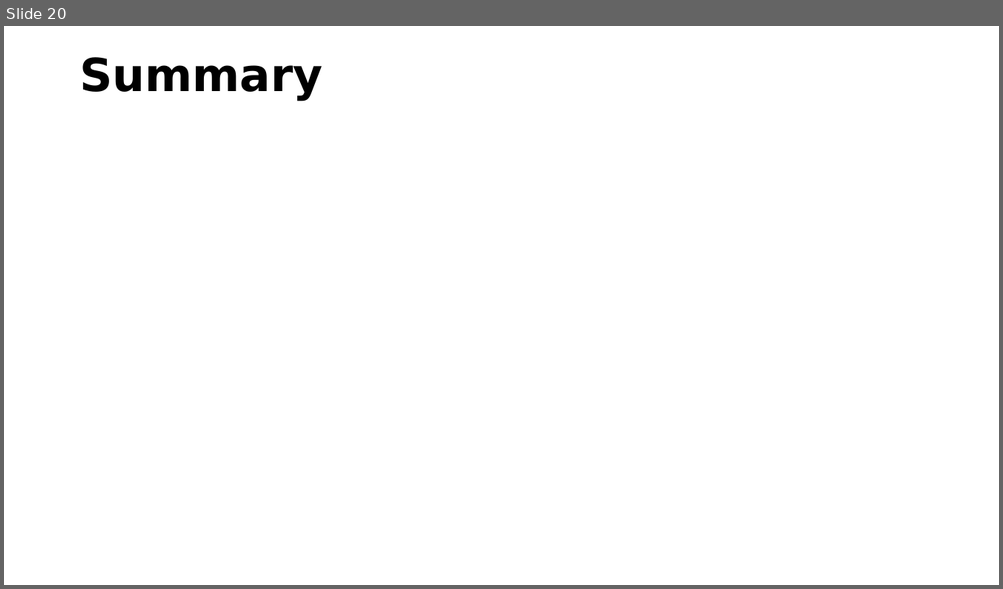
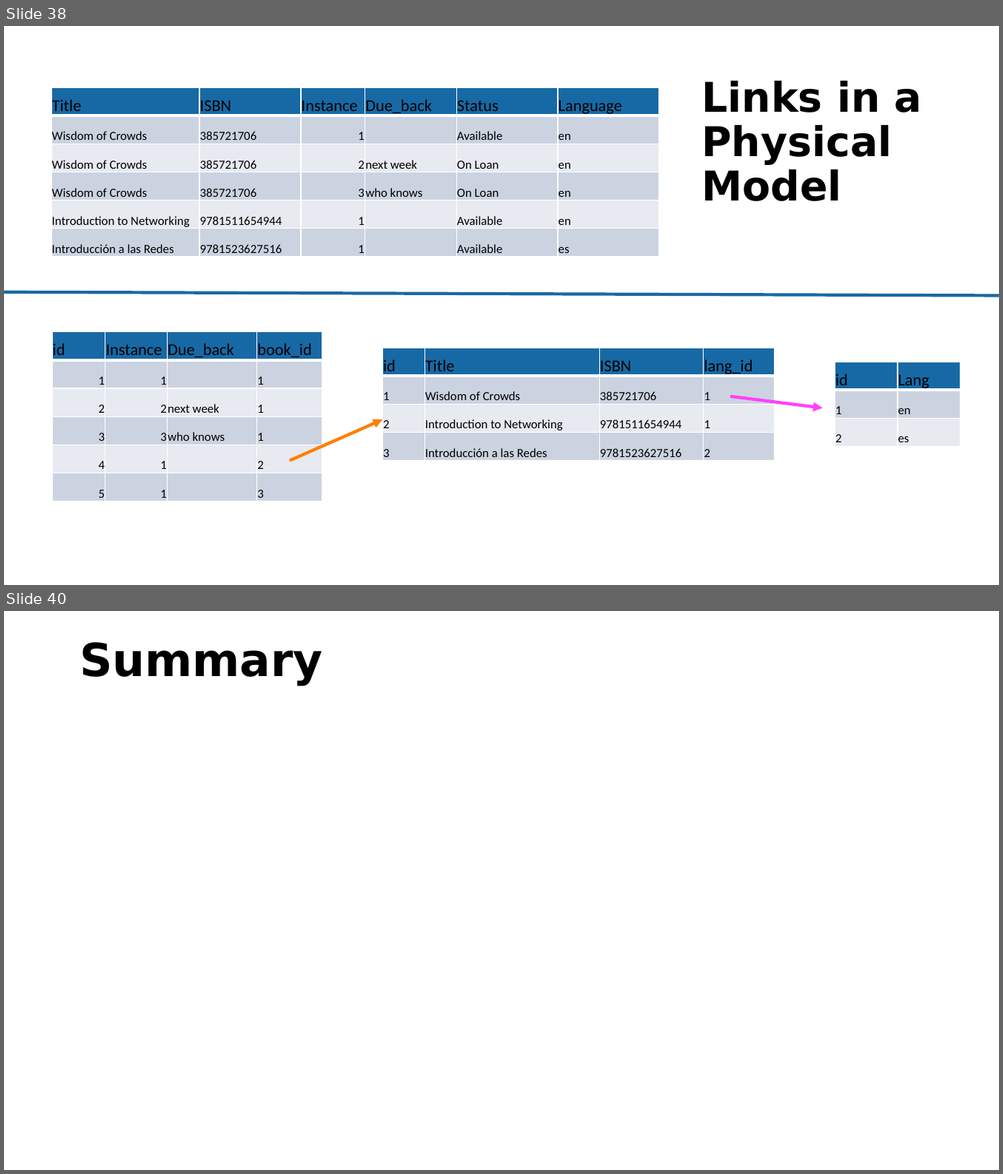
Before and after one commit to csev/pg4e, a slide deck: lectures/07-DenoKV.pptx. Shown one above the other, each under a label of ours: slide 20 before the commit, slides 38 and 40 after it; the slides between them are not shown. The pictures are 1003x589 and 1003x1174 pixels, drawn with LibreOffice and Linux fonts; fonts in the diff are those of the drawing. Boxes give left, top, right and bottom in pixels: in the first picture for what was removed or moved away, otherwise in the second. Text is boxed around its words. In the diff, an @@ line names an element or a change of style, - is before the commit and + after.

```diff
--- a/lectures/07-DenoKV.pptx
+++ b/lectures/07-DenoKV.pptx
@@ slide 38 added at (x1=4, y1=26, x2=999, y2=585), background #FFFFFF @@
@@ table added at (x1=52, y1=88, x2=660, y2=258), 6 rows, 6 columns @@
+Title | ISBN | Instance | Due_back | Status | Language
+Wisdom of Crowds | 385721706 | 1 |  | Available | en
+Wisdom of Crowds | 385721706 | 2 | next week | On Loan | en
+Wisdom of Crowds | 385721706 | 3 | who knows | On Loan | en
+Introduction to Networking | 9781511654944 | 1 |  | Available | en
+Introducción a las Redes | 9781523627516 | 1 |  | Available | es
@@ title added at (x1=701, y1=81, x2=922, y2=201), 39.6 pt, text #000000, bold @@
+Links in a Physical Model
@@ line added from (4, 292) to (999, 296), #1769A5 3 pt @@
@@ table added at (x1=53, y1=332, x2=322, y2=502), 6 rows, 4 columns @@
+id | Instance | Due_back | book_id
+1 | 1 |  | 1
+2 | 2 | next week | 1
+3 | 3 | who knows | 1
+4 | 1 |  | 2
+5 | 1 |  | 3
@@ table added at (x1=382, y1=349, x2=774, y2=461), 4 rows, 4 columns @@
+id | Title | ISBN | lang_id
+1 | Wisdom of Crowds | 385721706 | 1
+2 | Introduction to Networking | 9781511654944 | 1
+3 | Introducción a las Redes | 9781523627516 | 2
@@ table added at (x1=835, y1=363, x2=961, y2=447), 3 rows, 2 columns @@
+id | Lang
+1 | en
+2 | es
@@ arrow added from (730, 397) to (822, 409), #FF40FF 3 pt @@
@@ arrow added from (290, 461) to (382, 420), #FF7F00 3 pt @@
@@ what was slide 20 is now slide 40 @@
```
Also in this commit, not shown: 3 slides changed, 19 other slides added, 2 other files.
